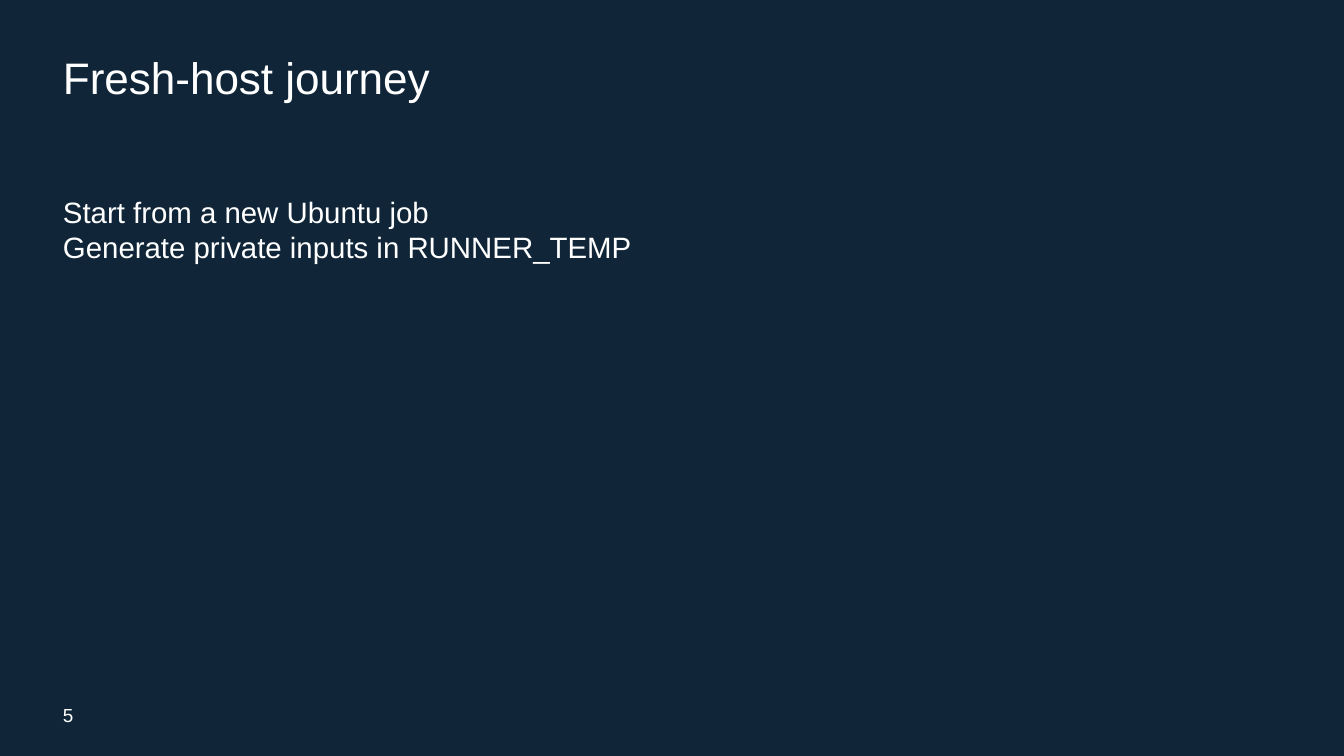
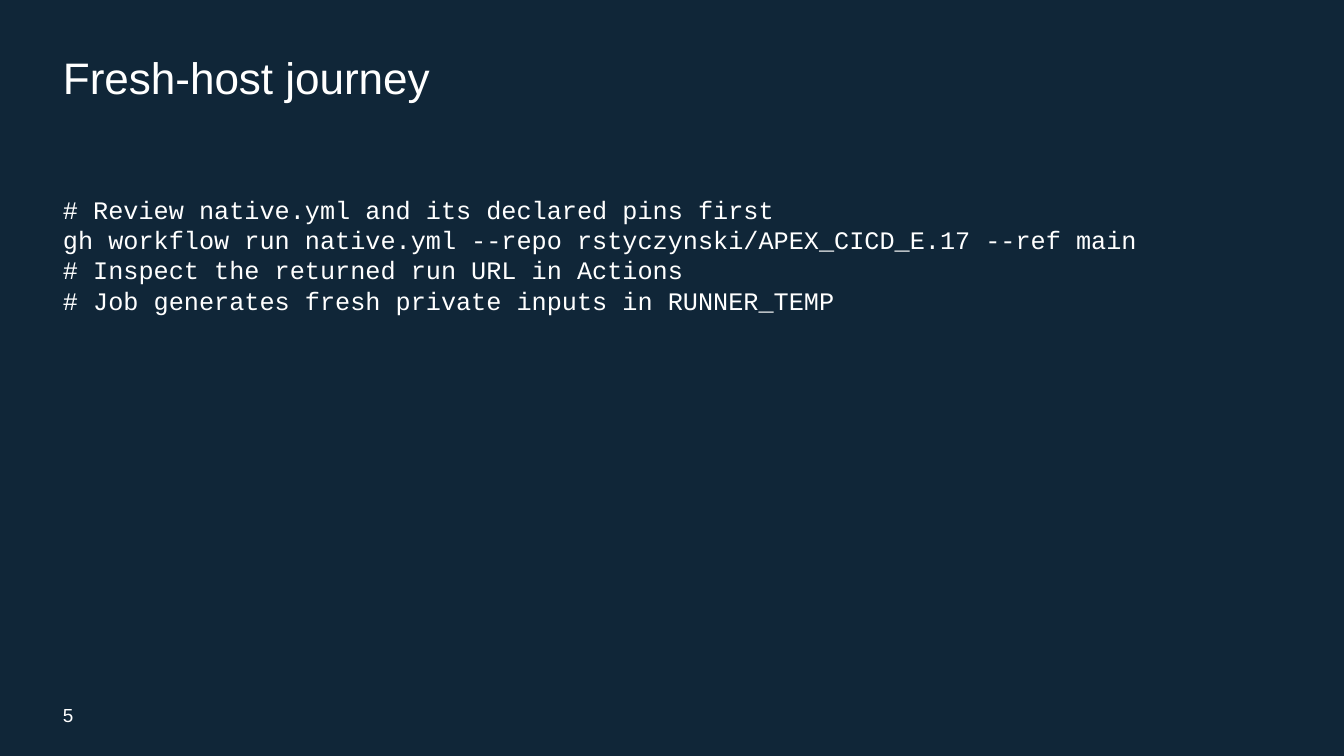
Before and after one commit to rstyczynski/APEX_CICD, a slide deck: slide 5 of progress/E.17/sprint_E.17_increment_demo.pptx. Drawn at 1344x756 pixels with LibreOffice and Linux fonts; fonts in the diff are those of the drawing. Boxes give left, top, right and bottom in pixels: in the first picture for what was removed or moved away, otherwise in the second. Text is boxed around its words. In the diff, an @@ line names an element or a change of style, - is before the commit and + after.

```diff
--- a/progress/E.17/sprint_E.17_increment_demo.pptx
+++ b/progress/E.17/sprint_E.17_increment_demo.pptx
@@ text at [63,200,1136,316]: text changed; size 21 to 18 pt; font Arial to Courier New @@
-Start from a new Ubuntu job
-Generate private inputs in RUNNER_TEMP
+# Review native.yml and its declared pins first
+gh workflow run native.yml --repo rstyczynski/APEX_CICD_E.17 --ref main
+# Inspect the returned run URL in Actions
+# Job generates fresh private inputs in RUNNER_TEMP
```
Also in this commit, not shown: 8 other slides changed, 2 slides added, 34 other files.
